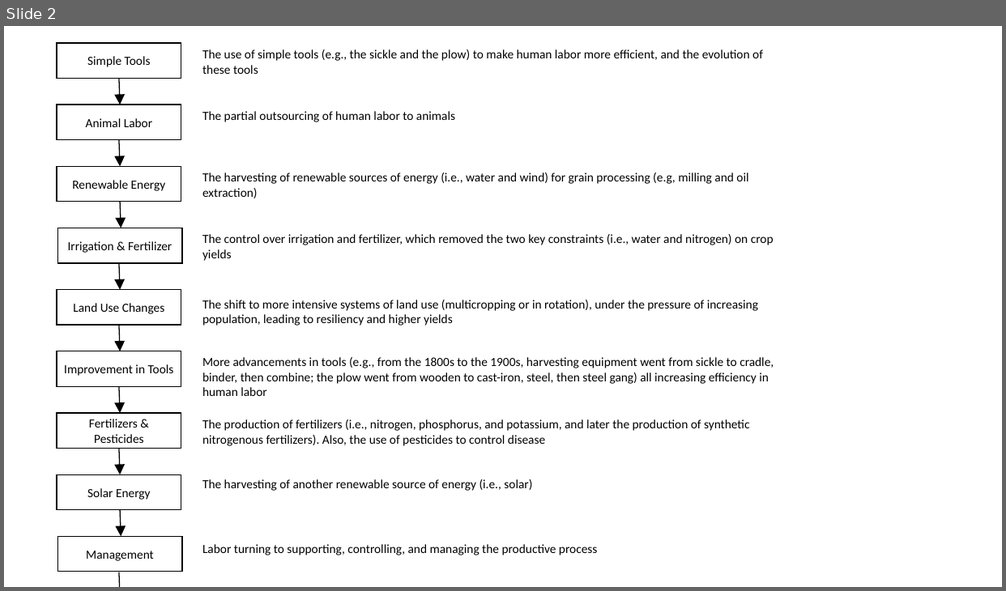
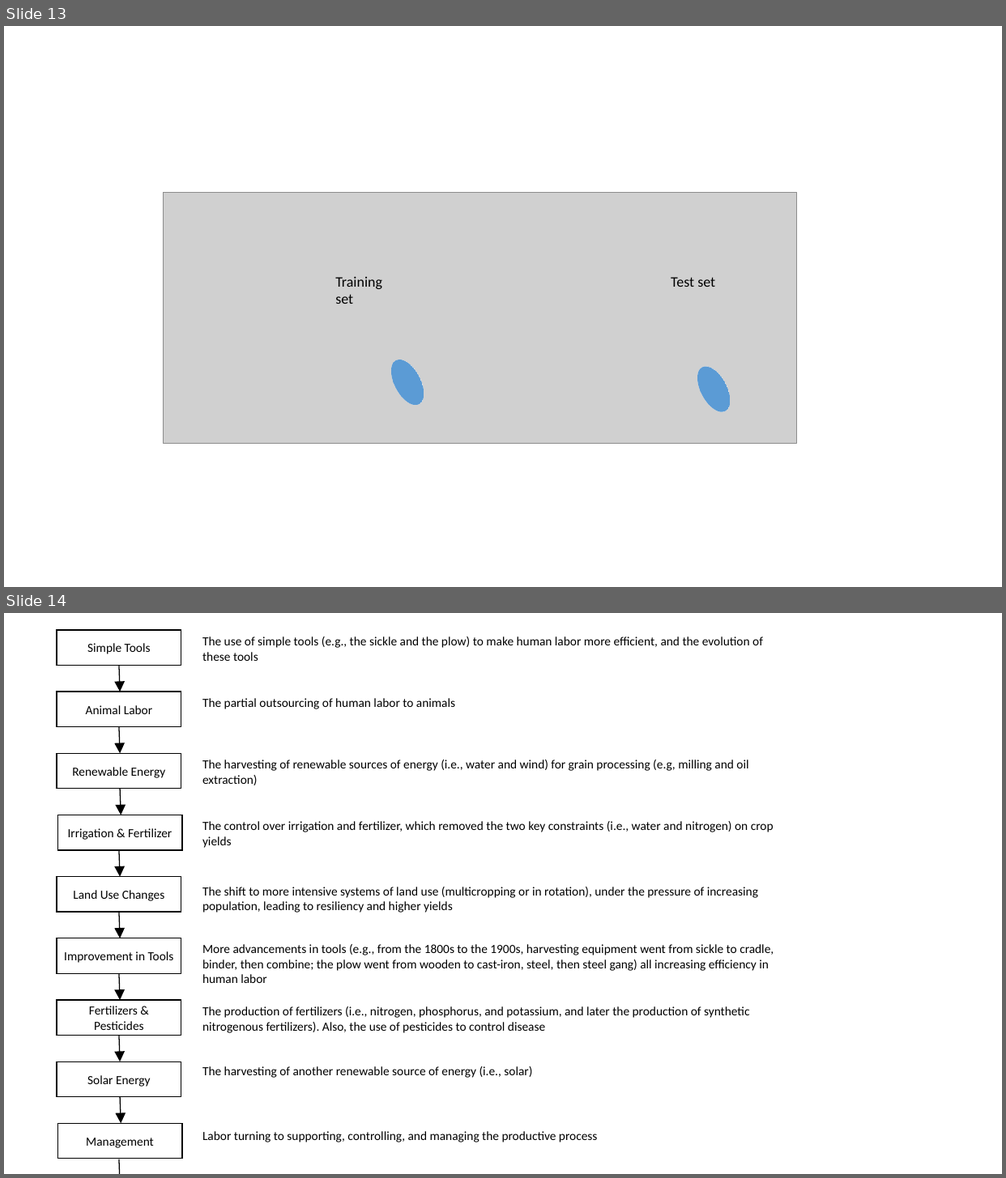
Before and after one commit to elliewhite-usgs/phd-predicting-unguaged-basins, a slide deck: presentation/slides/some graphs.pptx. Shown one above the other, each under a label of ours: slide 2 before the commit, slides 13 and 14 after it. The pictures are 1006x591 and 1006x1178 pixels, drawn with LibreOffice and Linux fonts; fonts in the diff are those of the drawing; grey boxes stand for pictures. Boxes give left, top, right and bottom in pixels: in the first picture for what was removed or moved away, otherwise in the second. Text is boxed around its words. In the diff, an @@ line names an element or a change of style, - is before the commit and + after.

```diff
--- a/presentation/slides/some graphs.pptx
+++ b/presentation/slides/some graphs.pptx
@@ slide 13 added at [4, 26, 1002, 587], background #FFFFFF @@
@@ group added at [164, 192, 798, 444]: 2 ellipses, 2 texts, 1 picture @@
+Training set
+Test set
@@ what was slide 2 is now slide 14 @@
```
Also in this commit, not shown: 6 slides changed, 16 other slides added, 4 other files.
